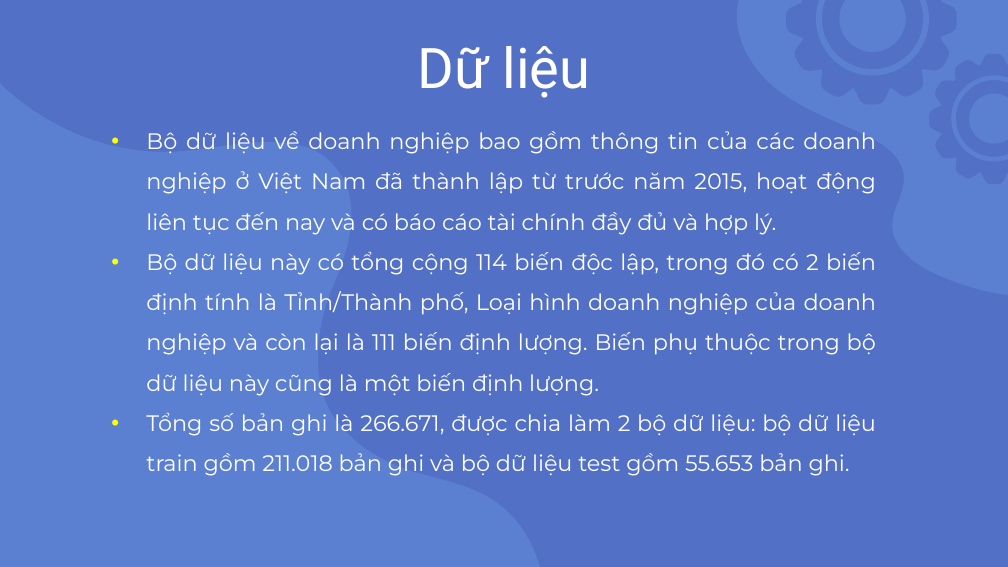
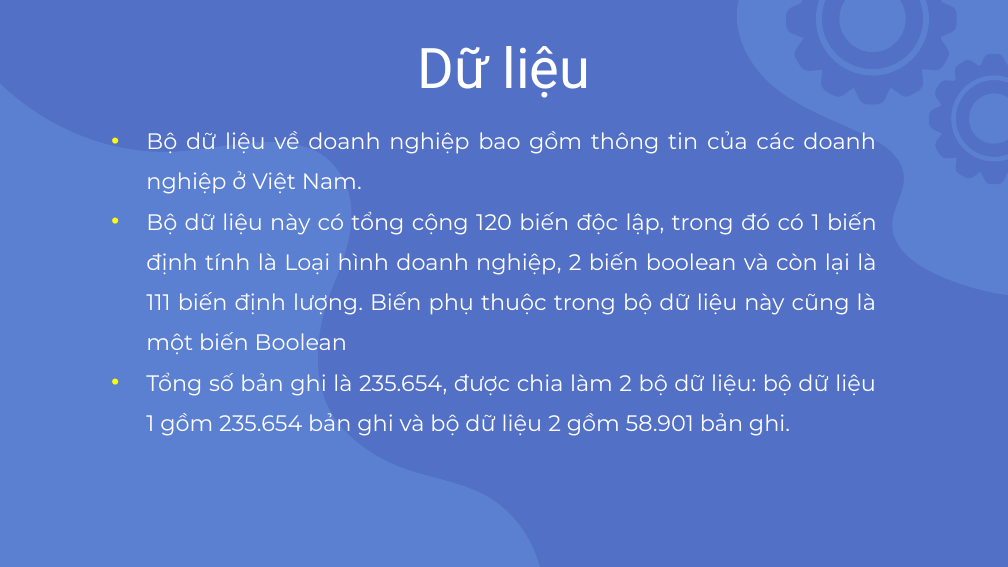
Before and after one commit to nnson0511/ARonML-DM, a slide deck: slide 16 of Slide.pptx. Drawn at 1008x567 pixels with LibreOffice and Linux fonts; fonts in the diff are those of the drawing. Boxes give left, top, right and bottom in pixels: in the first picture for what was removed or moved away, otherwise in the second. Text is boxed around its words. In the diff, an @@ line names an element or a change of style, - is before the commit and + after.

Commit message:
2406080722

```diff
--- a/Slide.pptx
+++ b/Slide.pptx
@@ text at [146,131,877,436]: text changed @@
-• Bộ dữ liệu về doanh nghiệp bao gồm thông tin của các doanh nghiệp ở Việt Nam đã thành lập từ trước năm 2015, hoạt động liên tục đến nay và có báo cáo tài chính đầy đủ và hợp lý.
-• Bộ dữ liệu này có tổng cộng 114 biến độc lập, trong đó có 2 biến định tính là Tỉnh/Thành phố, Loại hình doanh nghiệp của doanh nghiệp và còn lại là 111 biến định lượng. Biến phụ thuộc trong bộ dữ liệu này cũng là một biến định lượng.
-• Tổng số bản ghi là 266.671, được chia làm 2 bộ dữ liệu: bộ dữ liệu train gồm 211.018 bản ghi và bộ dữ liệu test gồm 55.653 bản ghi.
+• Bộ dữ liệu về doanh nghiệp bao gồm thông tin của các doanh nghiệp ở Việt Nam.
+• Bộ dữ liệu này có tổng cộng 120 biến độc lập, trong đó có 1 biến định tính là Loại hình doanh nghiệp, 2 biến boolean và còn lại là 111 biến định lượng. Biến phụ thuộc trong bộ dữ liệu này cũng là một biến Boolean
+• Tổng số bản ghi là 235.654, được chia làm 2 bộ dữ liệu: bộ dữ liệu 1 gồm 235.654 bản ghi và bộ dữ liệu 2 gồm 58.901 bản ghi.
```
Also in this commit, not shown: 2 other slides changed, 7 slides added, 4 slides removed.
